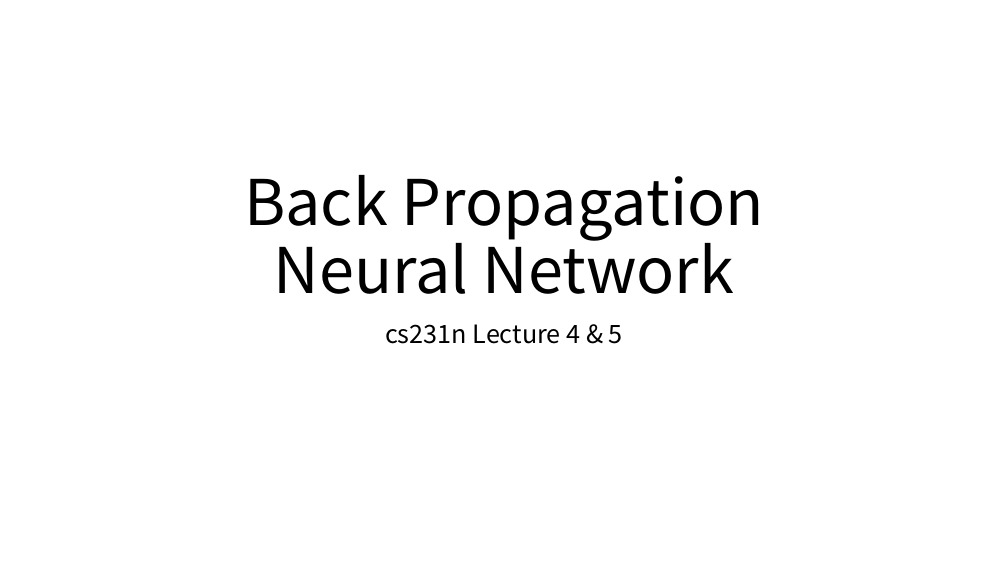
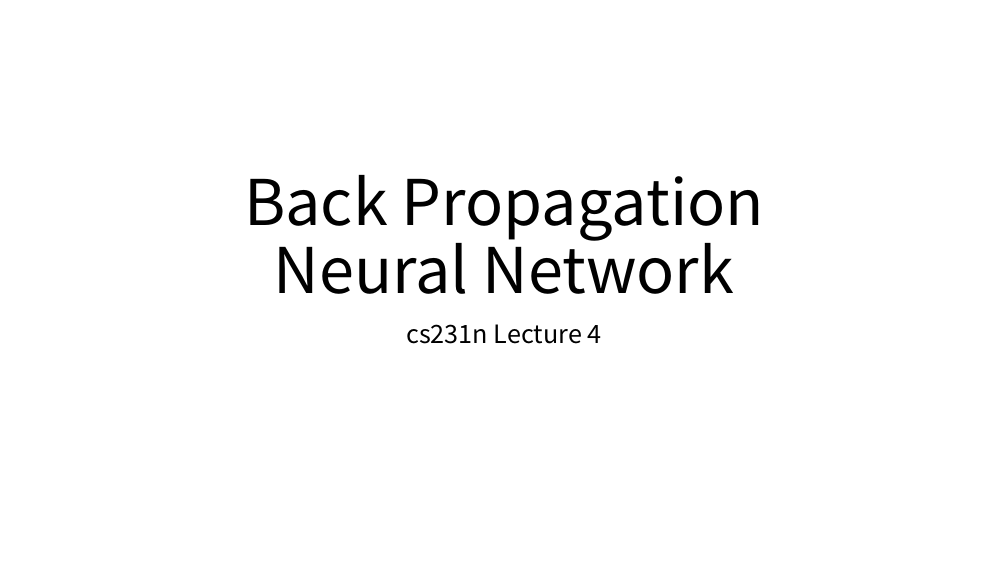
Before and after one commit to strutive07/TIL, a slide deck: slide 1 of slides/2019-3-3-week-i-learned-Back Propagation & Neural Network.pptx. Drawn at 1008x567 pixels with LibreOffice and Linux fonts; fonts in the diff are those of the drawing. Boxes give left, top, right and bottom in pixels: in the first picture for what was removed or moved away, otherwise in the second. Text is boxed around its words. In the diff, an @@ line names an element or a change of style, - is before the commit and + after.

Commit message:
ppt 오타 수정

```diff
--- a/slides/2019-3-3-week-i-learned-Back Propagation & Neural Network.pptx
+++ b/slides/2019-3-3-week-i-learned-Back Propagation & Neural Network.pptx
@@ subtitle at (406,324,602,344): text changed @@
-cs231n Lecture 4 & 5
+cs231n Lecture 4
```
